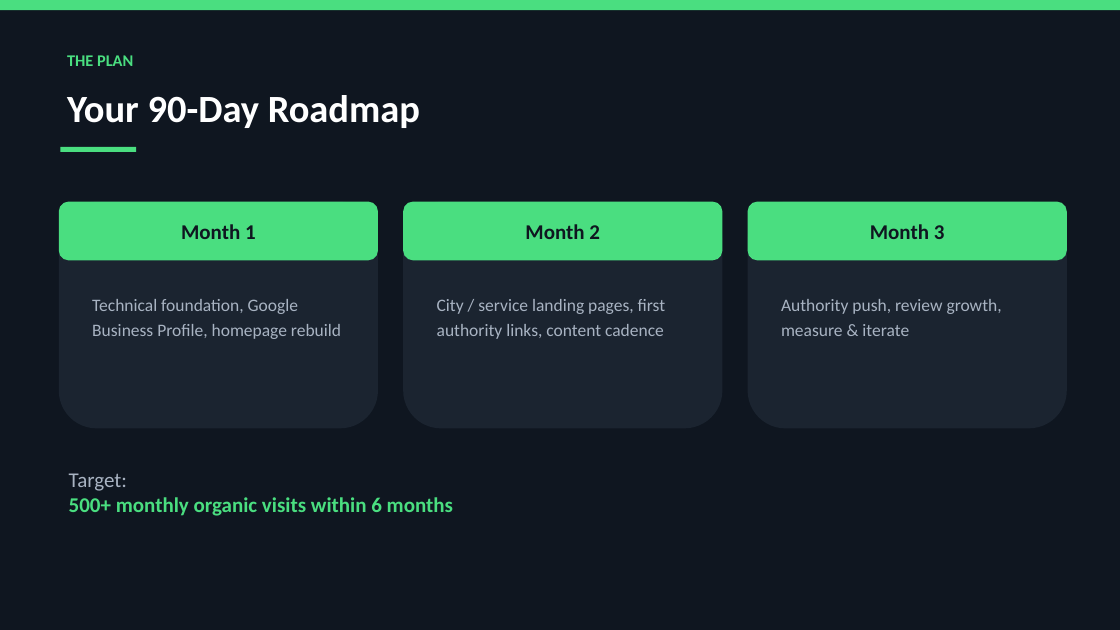
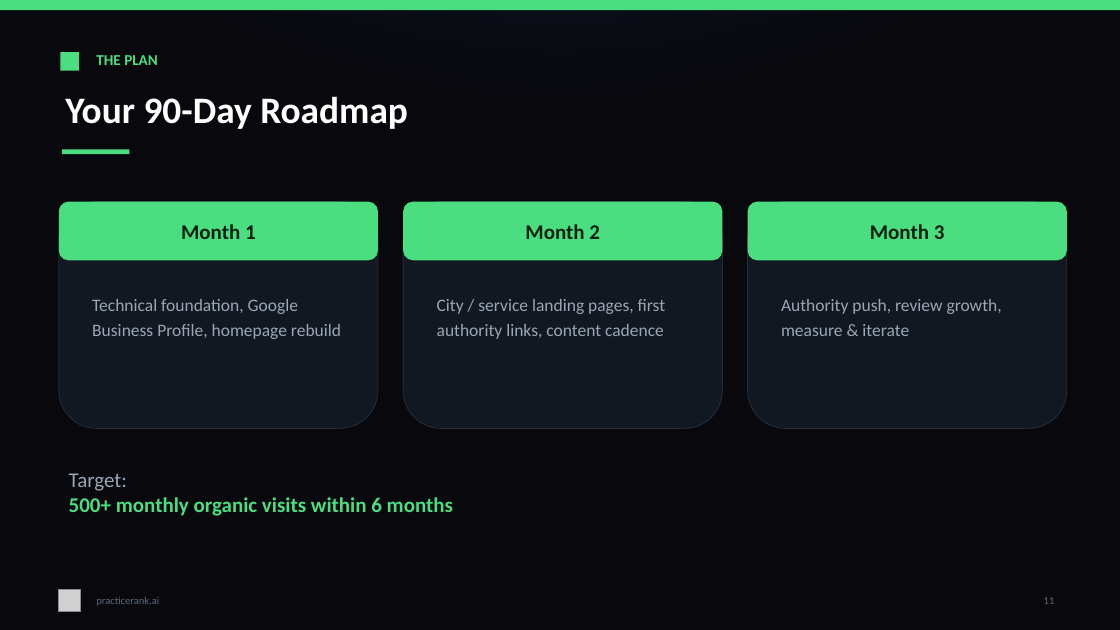
Before and after one commit to sathvik-vadlakunta/inCentivee, a slide deck: slide 11 of deliverables/PracticeRank-SEO-Strategy-Paradigm-Experts.pptx. Drawn at 1120x630 pixels with LibreOffice and Linux fonts; fonts in the diff are those of the drawing; grey boxes stand for pictures. Boxes give left, top, right and bottom in pixels: in the first picture for what was removed or moved away, otherwise in the second. Text is boxed around its words. In the diff, an @@ line names an element or a change of style, - is before the commit and + after.

Commit message:
deck: rebrand to practicerank.ai dark mode (near-black + radial glows + green)
Match the site's dark aesthetic and elevate: #08080d base, soft radial navy
glow (top) + faint green corner glow via soft-edge ellipses, subtle card
borders, green tick + accent rule on section headings, per-slide footer with
logo mark + page number. Refined palette (white 86%/muted/faint text).

```diff
--- a/deliverables/PracticeRank-SEO-Strategy-Paradigm-Experts.pptx
+++ b/deliverables/PracticeRank-SEO-Strategy-Paradigm-Experts.pptx
@@ rectangle at box(0, 0, 1120, 630): fill #0F1620 to #08080D @@
@@ ellipse added at box(0, 0, 1120, 155), fill #16213E at 46% opacity @@
@@ rectangle added at box(60, 52, 79, 71), fill #4ADE80 @@
@@ text "THE PLAN": place and size @@
-text "THE PLAN" at box(67, 55, 133, 66)
+text "THE PLAN" at box(96, 55, 158, 65)
@@ text "THE PLAN" at box(96, 55, 158, 65): size 14 to 13 pt @@
@@ text "Your 90-Day Roadmap" at box(65, 96, 408, 129): size 33 to 32 pt @@
@@ rectangle: place and size @@
-rectangle at box(60, 147, 136, 152)
+rectangle at box(62, 150, 129, 155)
@@ text colour #0F1620 to #04210F in 3 elements at box(181, 224, 256, 239), box(525, 224, 600, 239), box(870, 224, 945, 239) @@
@@ fill #1B2430 to #121822; outline none to #232C39 0.75 pt in 3 elements at box(59, 202, 378, 429), box(403, 202, 723, 429), box(748, 202, 1067, 429) @@
@@ text at box(69, 473, 127, 491): text colour #A8B3C2 to #9AA6B4 in "Target:" @@
@@ picture added at box(59, 590, 81, 612) @@
@@ text added at box(96, 597, 159, 606), 9 pt, text #5E6A79 @@
+practicerank.ai
@@ text added at box(1044, 597, 1055, 604), 9 pt, text #5E6A79 @@
+11
```
Also in this commit, not shown: 12 other slides changed, 1 other file.
